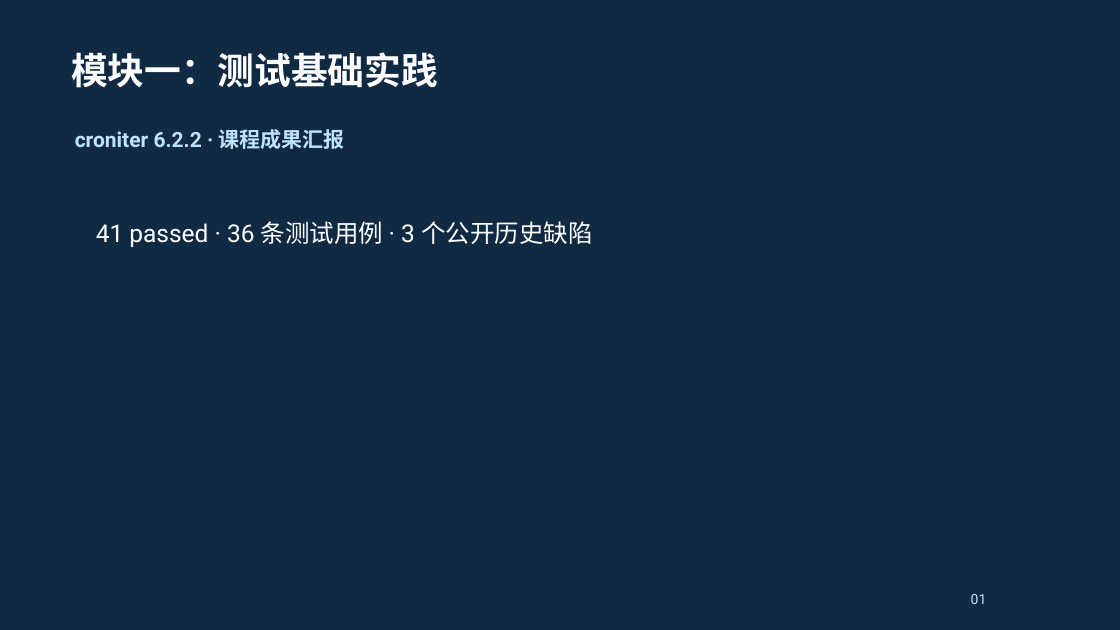
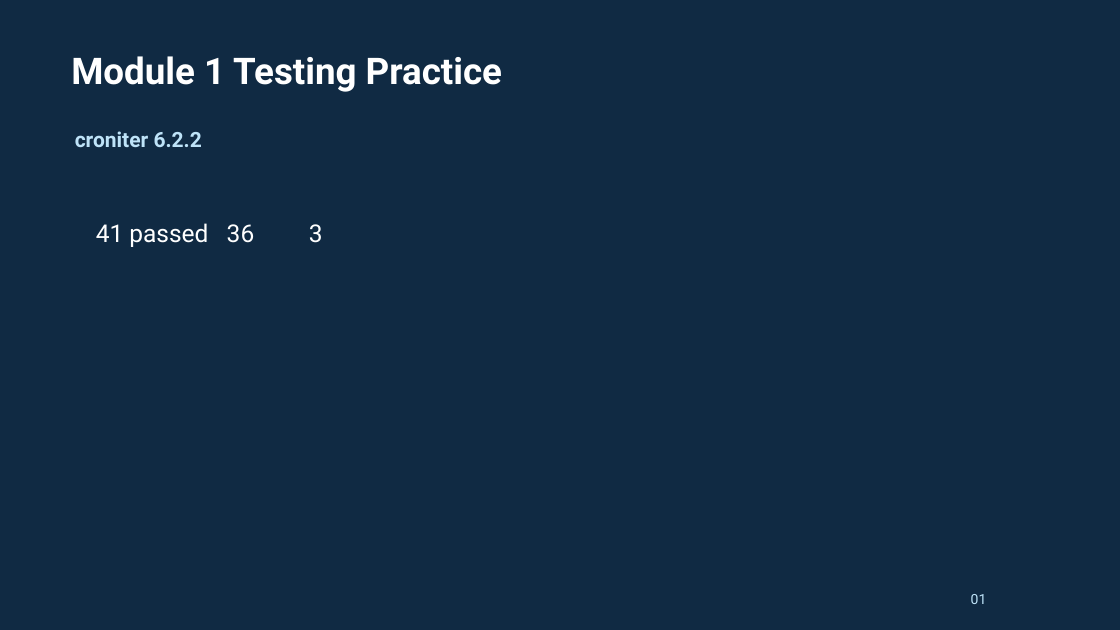
Before and after one commit to cornell-hust/ST_pratice, a slide deck: slide 1 of module1/presentation/build/candidate.pptx. Drawn at 1120x630 pixels with LibreOffice and Linux fonts; fonts in the diff are those of the drawing. Boxes give left, top, right and bottom in pixels: in the first picture for what was removed or moved away, otherwise in the second. Text is boxed around its words. In the diff, an @@ line names an element or a change of style, - is before the commit and + after.

Commit message:
fix(module1): use ASCII-safe presentation text

```diff
--- a/module1/presentation/build/candidate.pptx
+++ b/module1/presentation/build/candidate.pptx
@@ text at bbox=[71, 56, 502, 92]: text changed @@
-模块一：测试基础实践
+Module 1 Testing Practice
@@ text at bbox=[75, 131, 202, 147]: text changed @@
-croniter 6.2.2 · 课程成果汇报
+croniter 6.2.2
@@ text at bbox=[96, 223, 323, 247]: text changed @@
-41 passed · 36 条测试用例 · 3 个公开历史缺陷
+41 passed 36 3
```
Also in this commit, not shown: 10 other slides changed, 15 other files.
